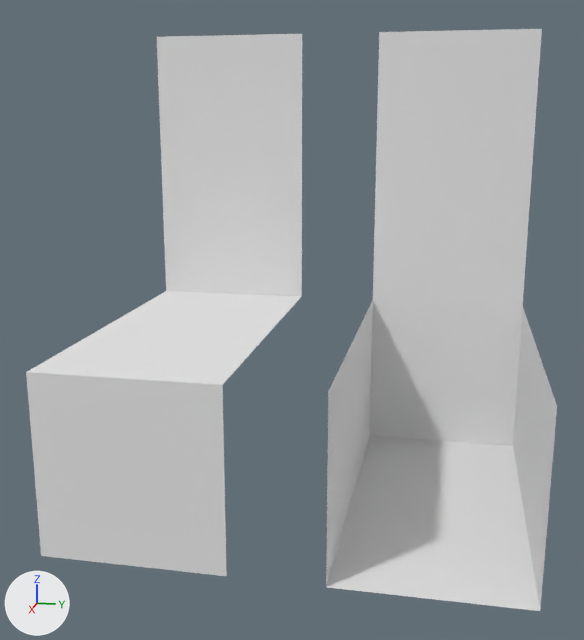
A saved change to the Blender file CorridorModules.blend.
Both versions are drawn from a 50 mm lens placed at (8.95, 3.05, 2.39), pointed at (0.18, 1.3, 0.2). The axes (+X, +Y, +Z) are drawn at lower left. The lights are the same throughout.

The first picture shows 'CorridorComponentClean', 'CorridorComponentGap'.
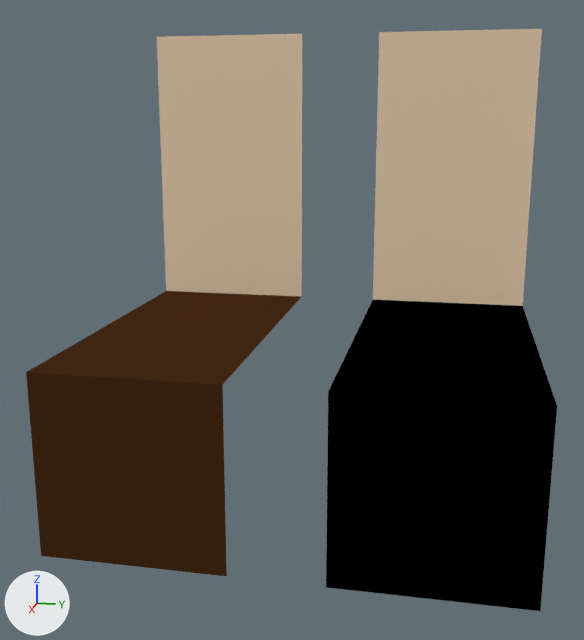
Commit message: Add corridor scene assets

Where the change shows, as pixel boxes (x1, y1, x2, y2) in the pictures (584 x 640 px):
part 1 of me_cube, recoloured (white to beige): (157, 34, 302, 297) in both
part 2 of me_cube, recoloured (white to brown): (26, 291, 301, 576) in both
part 3 of me_cube_002, recoloured (white to beige): (373, 29, 542, 306) in both
part 4 of me_cube_002, recoloured (white to black): (326, 300, 557, 611) in both

The edits, one by one:
Material 'Wall' (mat_wall) is new.
Its base color is (0.8, 0.613, 0.428) (beige #e7cdaf).
Material 'Void' (mat_void) is new.
Its base color is (0.0, 0.0, 0.0) (black #000000).
Material 'Floor' (mat_floor) is new.
Its base color is (0.0578, 0.0222, 0.0076) (brown #442915).
me_cube has 8 vertices, 3 faces and spans x -2.0..2.0, y -1.0..1.0, z -2.0..3.5.
me_cube is used by ob_corridorcomponentclean; location (0.0, 0.0, 0.0).
me_cube part 1: the 1 face centred in x -2.0, y 0.0, z 1.75 switches from mat_material (white #e7e7e7) to mat_wall (beige #e7cdaf).
me_cube part 2: all 2 faces centred in x 0.0..2.0, y 0.0, z -1.0..0.0 switch from mat_material (white #e7e7e7) to mat_floor (brown #442915).
me_cube now uses material mat_wall (beige #e7cdaf).
me_cube_002 has 10 vertices, 5 faces and spans x -2.0..2.0, y -1.0..1.0, z -2.0..3.5.
me_cube_002 is used by ob_corridorcomponentgap; location (0.0, 3.0, 0.0).
me_cube_002 part 3: the 1 face centred in x -2.0, y 0.0, z 1.75 switches from mat_material_001 (white #e7e7e7) to mat_wall (beige #e7cdaf).
me_cube_002 part 4: all 4 faces centred in x -2.0..0.0, y -1.0..1.0, z -2.0..-1.0 switch from mat_material_001 (white #e7e7e7) to mat_void (black #000000).
me_cube_002 now uses material mat_wall (beige #e7cdaf).
